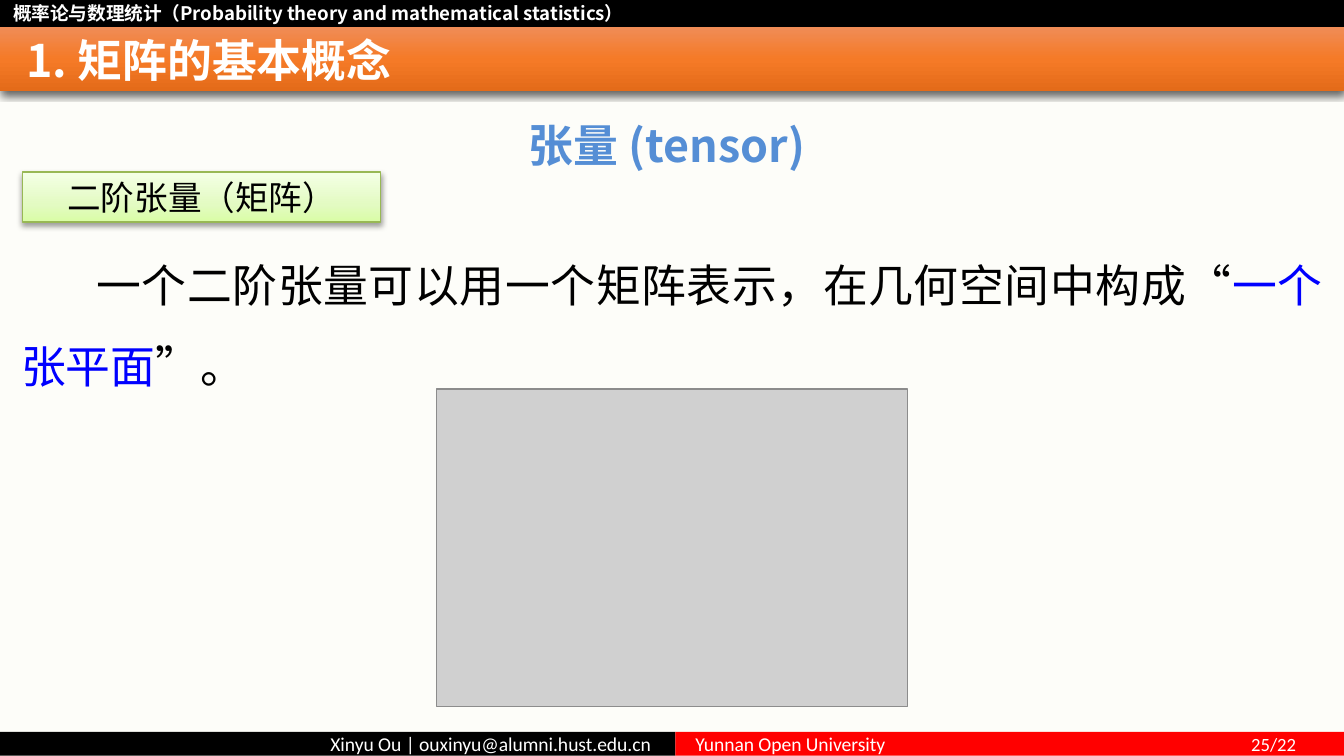
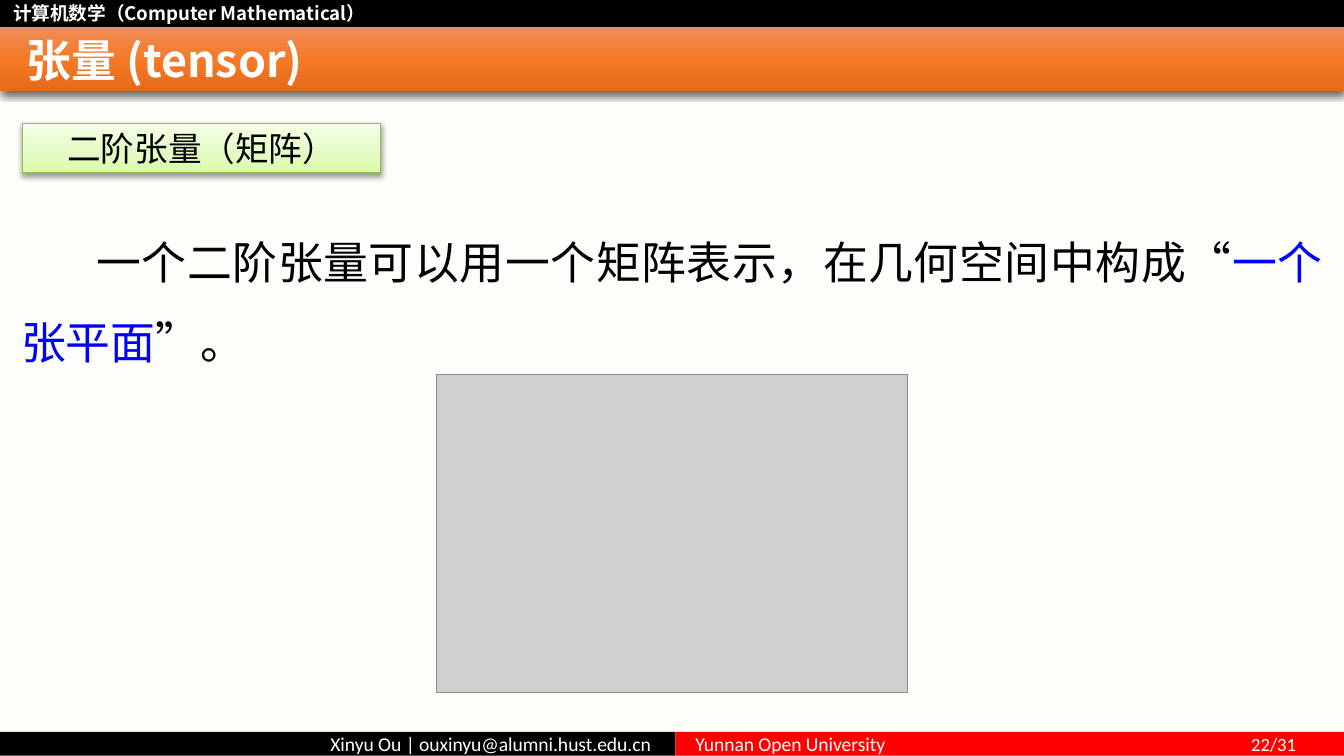
Before and after one commit to ouxinyu/Teaching, a slide deck: slide 22 of ComputerMath/PPT/Ch01Introduction.pptx (slide 25 before the commit). Drawn at 1344x756 pixels with LibreOffice and Linux fonts; fonts in the diff are those of the drawing; grey boxes stand for pictures. Boxes give left, top, right and bottom in pixels: in the first picture for what was removed or moved away, otherwise in the second. Text is boxed around its words. In the diff, an @@ line names an element or a change of style, - is before the commit and + after.

```diff
--- a/ComputerMath/PPT/Ch01Introduction.pptx
+++ b/ComputerMath/PPT/Ch01Introduction.pptx
@@ text at bbox=[13, 4, 365, 24]: text changed @@
-概率论与数理统计（Probability theory and mathematical statistics）
+计算机数学（Computer Mathematical）
@@ title at bbox=[26, 39, 302, 88]: text changed @@
-1. 矩阵的基本概念
+张量 (tensor)
@@ rectangle "二阶张量（矩阵）": place and size @@
-rectangle "二阶张量（矩阵）" at bbox=[23, 172, 382, 222]
+rectangle "二阶张量（矩阵）" at bbox=[23, 124, 382, 173]
@@ text removed at bbox=[529, 124, 805, 171] @@
-张量 (tensor)
@@ text "一个二阶张量可以用一个矩阵表示，在几何空间中构成“一个张平面”。": place and size @@
-text "一个二阶张量可以用一个矩阵表示，在几何空间中构成“一个张平面”。" at bbox=[21, 264, 1323, 387]
+text "一个二阶张量可以用一个矩阵表示，在几何空间中构成“一个张平面”。" at bbox=[21, 241, 1323, 363]
@@ picture: place and size @@
-picture at bbox=[437, 390, 907, 707]
+picture at bbox=[437, 375, 907, 692]
@@ text in rectangle at bbox=[695, 737, 1296, 756]: text changed @@
-Yunnan Open University 25/22
+Yunnan Open University 22/31
```
Also in this commit, not shown: 29 other slides changed, 1 slide added, 27 slides removed, 53 other files.
